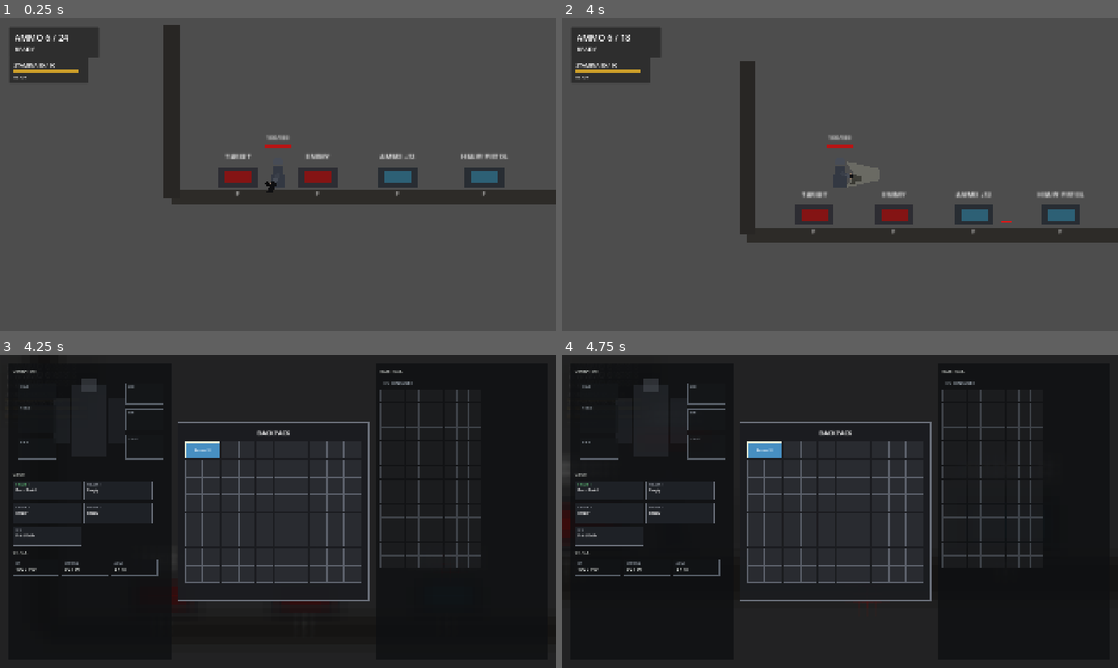
Above: before the commit, frames 1-4 (two rows, left to right).
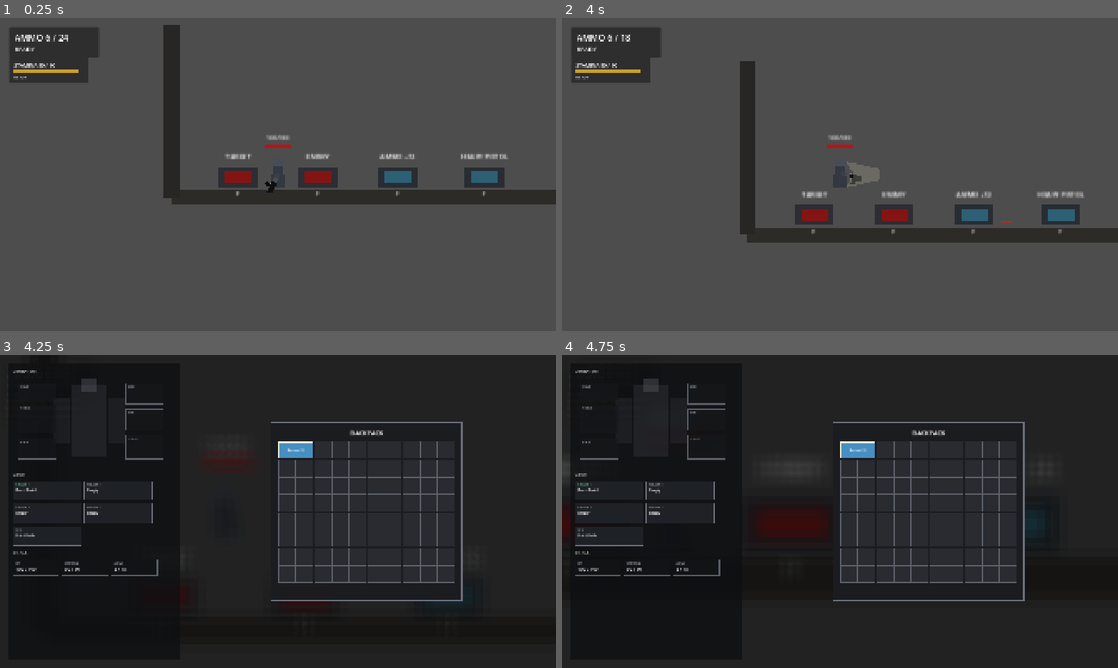
Above: after the commit, the same moments.

Repository: YuiTatsuki1011/projekt-black
Game: Godot game, scene res://scenes/levels/test_level.tscn
Same seed, same stepped clock (60 frames per second), same inputs: the game is played once before the commit and once after it.
Inputs (mouse positions are in pixels of both pictures, inside the frame that each line leads up to):
- Up to frame 1 (0.25 s): no input
- Up to frame 2 (4 s): tap Enter at 0.5, 3.5 s; move the mouse to (962, 158) at 0.52 s; hold D (move_right) 0.53-1.25 s; hold S (crouch) 0.53-1.25 s; click (962, 158) at 0.67 s; tap Space (jump) at 0.77, 2, 3.77 s; drag from (728, 190) to (845, 177) at 1.27 s; move the mouse to (895, 105) at 2.02 s; press the mouse at (895, 105) at 2.03 s; hold A (move_left) 2.03-2.75 s; release the mouse at (895, 105) at 2.75 s; drag from (812, 237) to (1001, 177) at 2.77 s; move the mouse to (1006, 221) at 3.52 s; hold D (move_right) from 3.53 s (still down); hold Right mouse button (sub_weapon_aim) from 3.53 s (still down)
- Up to frame 3 (4.25 s): keep holding D (move_right); keep holding Right mouse button (sub_weapon_aim); tap Tab (inventory_toggle) at 4.15 s
- Up to frame 4 (4.75 s): release D (move_right) at 4.25 s; release Right mouse button (sub_weapon_aim) at 4.25 s; drag from (673, 464) to (867, 592) at 4.27 s

Frames 1-2 are identical in both runs. In frame 3, 5.5% of the frame differs, in the area x 30-87%, y 4-80%; in frame 4, 8.3%, in the area x 32-89%, y 4-80%.

Commit message:
Hide external inventory by default

Diff:
--- a/scripts/ui/inventory_screen.gd
+++ b/scripts/ui/inventory_screen.gd
@@ -32,6 +32,7 @@
 const FIREARM_SLOT_IDS := [&"firearm_1", &"firearm_2", &"firearm_3", &"firearm_4"]
 
 @export var player_path: NodePath = NodePath("../Player")
+@export var crosshair_path: NodePath = NodePath("../Crosshair")
 @export var dropped_item_scene: PackedScene
 @export var close_on_damage: bool = true
 @export var normal_camera_position: Vector2 = Vector2(0, -22)
@@ -45,6 +46,7 @@
 @export_range(0.2, 0.45, 0.01) var external_panel_width_ratio: float = 0.31
 @export var external_panel_min_width: float = 500.0
 @export var gear_panel_min_width: float = 520.0
+@export var gear_panel_normal_width: float = 592.0
 
 @onready var root: Control = $Root
 @onready var shade: ColorRect = $Root/Shade
@@ -58,6 +60,7 @@
 @onready var warning_label: Label = $Root/Panel/Margin/Rows/WarningLabel
 
 var _player: Node2D
+var _crosshair: CanvasItem
 var _inventory: Node
 var _equipment: Node
 var _item_nodes: Dictionary = {}
@@ -90,6 +93,8 @@
 var _gear_panel: Panel
 var _external_panel: Panel
 var _status_value_labels: Dictionary = {}
+var _external_inventory_visible: bool = false
+var _crosshair_was_visible_before_inventory: bool = true
 
 
 func _ready() -> void:
@@ -99,6 +104,7 @@
 	shade.color = Color(0.025, 0.025, 0.028, 0.42)
 	_setup_background_blur()
 	_setup_workspace_layout()
+	_crosshair = get_node_or_null(crosshair_path) as CanvasItem
 
 	var player := get_node_or_null(player_path)
 	if player != null:
@@ -430,6 +436,7 @@
 	_is_open = is_open
 	root.visible = is_open
 	get_tree().paused = false
+	_set_crosshair_hidden_for_inventory(is_open)
 	if _player != null and _player.has_method("set_inventory_open"):
 		_player.call("set_inventory_open", is_open)
 
@@ -441,11 +448,33 @@
 	else:
 		_cancel_drag()
 		_hide_detail_panel()
+		_external_inventory_visible = false
 		_set_inventory_camera(false)
 
 
 func is_inventory_open() -> bool:
 	return _is_open
+
+
+func open_external_inventory() -> void:
+	_external_inventory_visible = true
+	if not _is_open:
+		set_inventory_open(true)
+	else:
+		_layout_realtime_inventory()
+
+
+func close_external_inventory() -> void:
+	_external_inventory_visible = false
+	if _is_open:
+		_layout_realtime_inventory()
+
+
+func set_external_inventory_visible(is_visible: bool) -> void:
+	if is_visible:
+		open_external_inventory()
+	else:
+		close_external_inventory()
 
 
 func _process(_delta: float) -> void:
@@ -465,12 +494,25 @@
 	return false
 
 
+func _set_crosshair_hidden_for_inventory(is_inventory_open: bool) -> void:
+	if _crosshair == null:
+		return
+
+	if is_inventory_open:
+		_crosshair_was_visible_before_inventory = _crosshair.visible
+		_crosshair.visible = false
+	else:
+		_crosshair.visible = _crosshair_was_visible_before_inventory
+
+
 func _layout_realtime_inventory() -> void:
 	var viewport_size: Vector2 = get_viewport().get_visible_rect().size
+	var has_external_inventory := _external_inventory_visible
 	var external_width := maxf(viewport_size.x * external_panel_width_ratio, external_panel_min_width)
 	var external_height := viewport_size.y - screen_margin * 2.0
 	var external_x := viewport_size.x - external_width - screen_margin
 	if is_instance_valid(_external_panel):
+		_external_panel.visible = has_external_inventory
 		_external_panel.position = Vector2(external_x, screen_margin)
 		_external_panel.size = Vector2(external_width, external_height)
 
@@ -478,13 +520,19 @@
 	panel.size = panel.get_combined_minimum_size()
 	var panel_size := panel.size
 	var scaled_panel_size := panel_size * panel.scale
-	var target_x: float = external_x - screen_column_gap - scaled_panel_size.x
+	var gear_width := gear_panel_normal_width
+	var content_left := screen_margin + gear_width + screen_column_gap
+	var content_right := external_x - screen_column_gap if has_external_inventory else viewport_size.x - screen_margin
+	var target_x: float = content_left + maxf((content_right - content_left - scaled_panel_size.x) * 0.5, 0.0)
+	if has_external_inventory:
+		target_x = external_x - screen_column_gap - scaled_panel_size.x
 	var target_y: float = (viewport_size.y - scaled_panel_size.y) * 0.5
 	panel.position = Vector2(maxf(target_x, screen_margin), maxf(target_y, screen_margin))
 
 	if is_instance_valid(_gear_panel):
 		var gear_x := screen_margin
-		var gear_width := maxf(gear_panel_min_width, panel.position.x - screen_column_gap - gear_x)
+		if has_external_inventory:
+			gear_width = maxf(gear_panel_min_width, panel.position.x - screen_column_gap - gear_x)
 		_gear_panel.position = Vector2(gear_x, screen_margin)
 		_gear_panel.size = Vector2(gear_width, viewport_size.y - screen_margin * 2.0)
 
Not shown, changed: docs/ARCHITECTURE.md
Not shown, changed: docs/DECISIONS.md
Not shown, changed: docs/HANDOFF.md
Not shown, changed: docs/INPUT_SPEC.md
